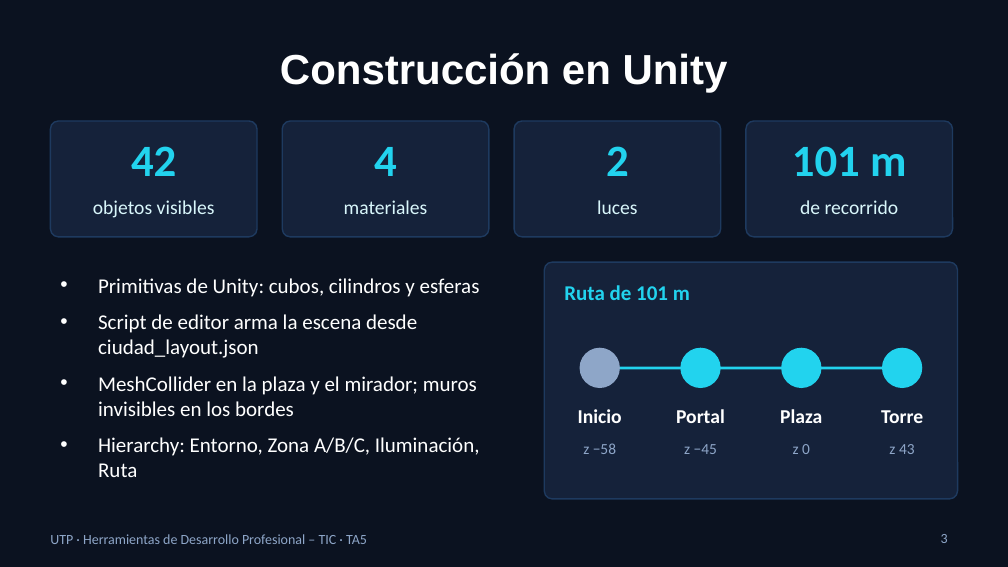
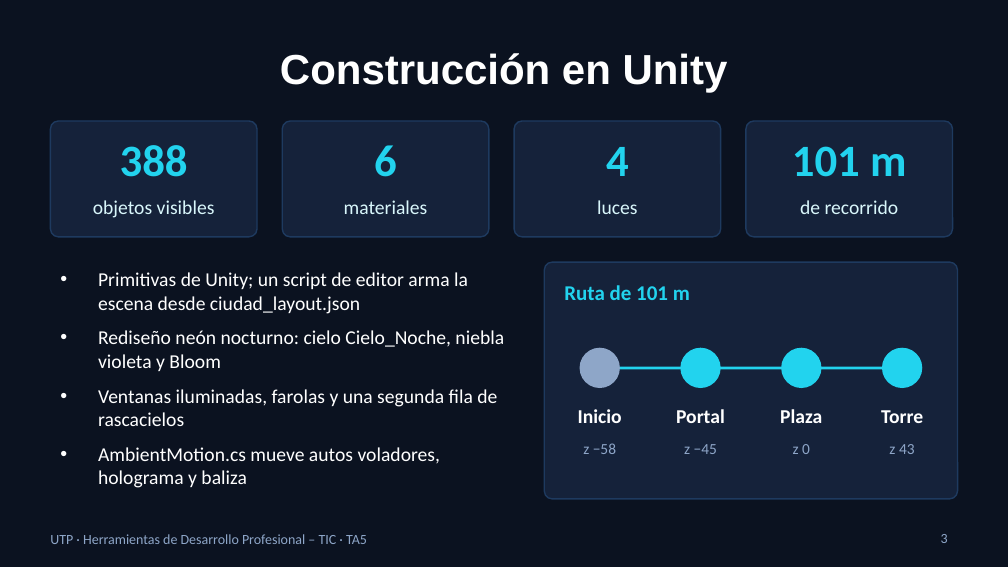
Before and after one commit to PapitaPapita23/TA5-Ciudad-Futurista-2050, a slide deck: slide 3 of Entrega/Presentacion_TA5_MijaMantari.pptx. Drawn at 1008x567 pixels with LibreOffice and Linux fonts; fonts in the diff are those of the drawing. Boxes give left, top, right and bottom in pixels: in the first picture for what was removed or moved away, otherwise in the second. Text is boxed around its words. In the diff, an @@ line names an element or a change of style, - is before the commit and + after.

```diff
--- a/Entrega/Presentacion_TA5_MijaMantari.pptx
+++ b/Entrega/Presentacion_TA5_MijaMantari.pptx
@@ text at (120,145,188,177): text changed @@
-42
+388
@@ text at (374,145,397,177): text changed @@
-4
+6
@@ text at (606,147,629,176): text changed @@
-2
+4
@@ text at (98,272,504,488): text changed; size 15 to 14 pt @@
-• Primitivas de Unity: cubos, cilindros y esferas
-• Script de editor arma la escena desde ciudad_layout.json
-• MeshCollider en la plaza y el mirador; muros invisibles en los bordes
-• Hierarchy: Entorno, Zona A/B/C, Iluminación, Ruta
+• Primitivas de Unity; un script de editor arma la escena desde ciudad_layout.json
+• Rediseño neón nocturno: cielo Cielo_Noche, niebla violeta y Bloom
+• Ventanas iluminadas, farolas y una segunda fila de rascacielos
+• AmbientMotion.cs mueve autos voladores, holograma y baliza
```
Also in this commit, not shown: 6 other slides changed, 5 other files.
